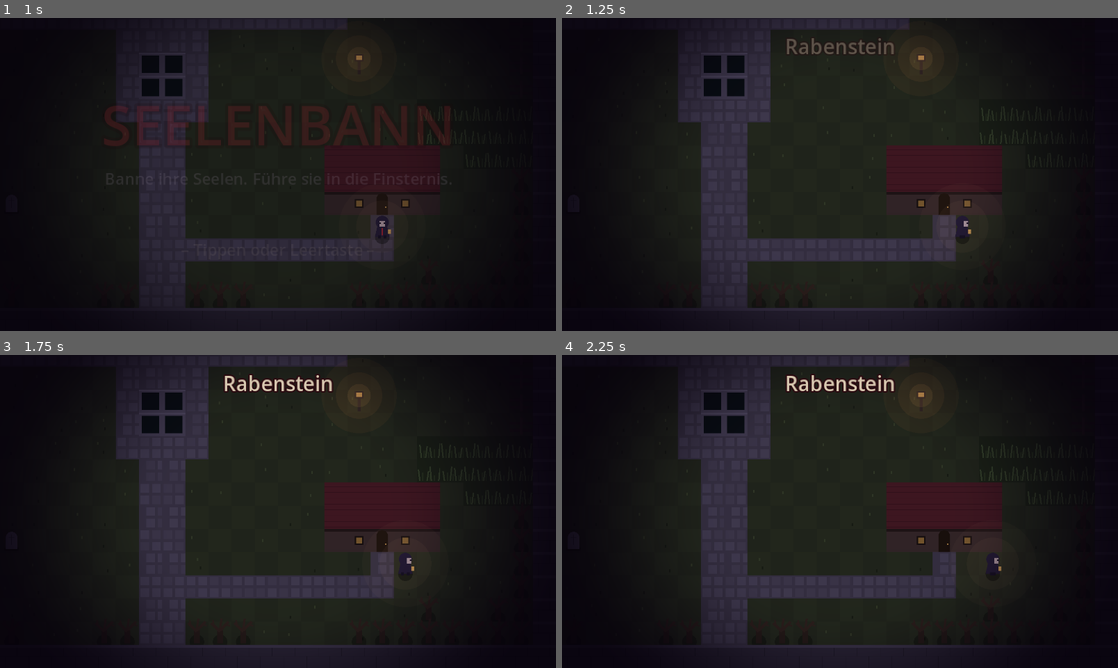
Above: before the commit, frames 1-4 (two rows, left to right).
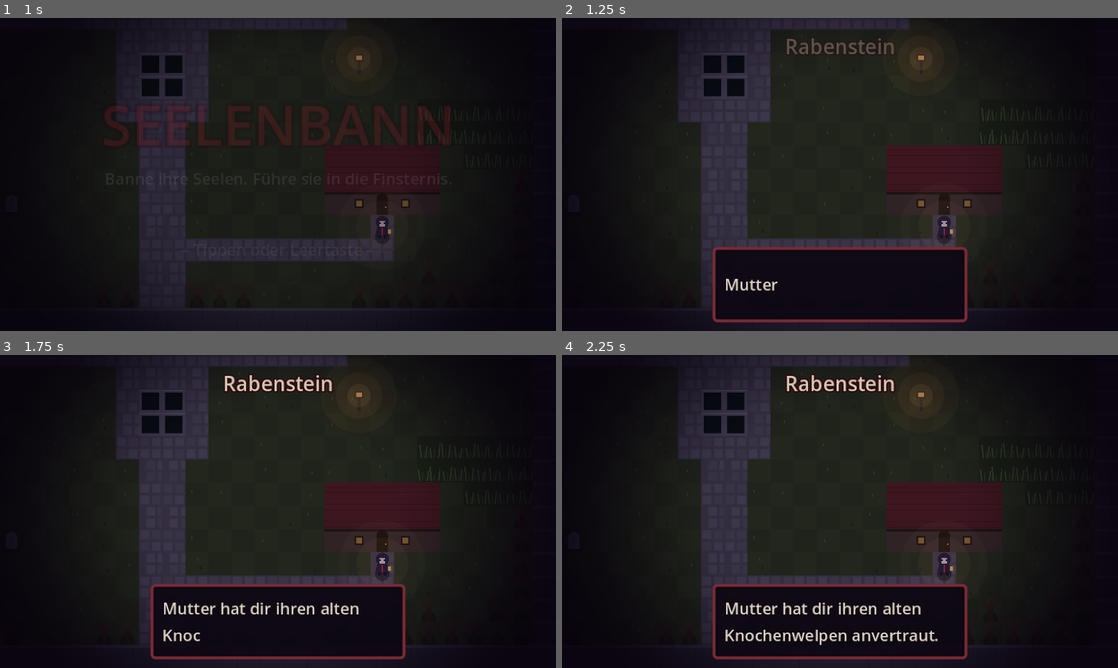
Above: after the commit, the same moments.

Repository: pohlmeierolaf-prog/Seelenbann
Game: Godot game, scene res://scenes/main.tscn
Same seed, same stepped clock (60 frames per second), same inputs: the game is played once before the commit and once after it.
Inputs (mouse positions are in pixels of both pictures, inside the frame that each line leads up to):
- Up to frame 1 (1 s): tap Enter at 0.5 s; move the mouse to (400, 158) at 0.52 s; hold Right (move_right) from 0.53 s (still down); hold Space (interact) from 0.53 s (still down); click (400, 158) at 0.67 s
- Up to frame 2 (1.25 s): keep holding Right (move_right); keep holding Space (interact)
- Up to frame 3 (1.75 s): release Right (move_right) at 1.25 s; release Space (interact) at 1.25 s; drag from (166, 527) to (250, 574) at 1.27 s
- Up to frame 4 (2.25 s): move the mouse to (895, 442) at 2.02 s; hold Right (move_right) from 2.03 s (still down); hold Space (interact) from 2.03 s (still down); tap Enter at 2.1 s

Frame 1 is identical in both runs. In frame 2, 7.3% of the frame differs, in the area x 27-74%, y 63-98%; in frame 3, 7.2%; in frame 4, 7.5%, in the area x 27-79%, y 63-98%.

Commit message:
Meilenstein 2: Rundenkampf, Kreaturen-Daten, Heilen zu Hause
Co-Authored-By: Claude Opus 5.5 <noreply@anthropic.com>
Claude-Session: https://claude.ai/code/session_01BvQzsnHVvzhCz75QGAY117

Diff:
--- /dev/null
+++ b/scripts/battle.gd
@@ -0,0 +1,309 @@
+class_name Battle
+extends CanvasLayer
+## Rundenbasierter Kampf gegen eine wilde Kreatur. Ergebnis über Signal finished: "win", "lose", "flee".
+
+signal finished(result: String)
+signal _advance
+
+class CreatureView extends Node2D:
+	var species := ""
+	var t := 0.0
+	func _process(delta: float) -> void:
+		t += delta
+		queue_redraw()
+	func _draw() -> void:
+		CreatureArt.draw(self, species, t)
+
+var stage: Control
+var mine: Dictionary
+var foe: Dictionary
+var view_mine: CreatureView
+var view_foe: CreatureView
+var shown_hp := {"mine": 0.0, "foe": 0.0}
+var stages := {"mine": 0, "foe": 0}
+var msg_label: Label
+var menu: GridContainer
+var _waiting := false
+var _shown_at := 0
+var _choice := ""
+signal _chosen
+
+
+func _ready() -> void:
+	layer = 15
+	visible = false
+	stage = Control.new()
+	stage.set_anchors_preset(Control.PRESET_FULL_RECT)
+	stage.draw.connect(_draw_stage)
+	stage.resized.connect(_layout)
+	add_child(stage)
+	view_foe = CreatureView.new()
+	view_mine = CreatureView.new()
+	stage.add_child(view_foe)
+	stage.add_child(view_mine)
+
+	msg_label = Label.new()
+	msg_label.autowrap_mode = TextServer.AUTOWRAP_WORD_SMART
+	msg_label.add_theme_font_size_override("font_size", 11)
+	msg_label.add_theme_color_override("font_color", Color("ddd2c4"))
+	stage.add_child(msg_label)
+
+	menu = GridContainer.new()
+	menu.columns = 2
+	menu.add_theme_constant_override("h_separation", 4)
+	menu.add_theme_constant_override("v_separation", 3)
+	stage.add_child(menu)
+
+
+func _layout() -> void:
+	if menu == null:
+		return
+	var s := stage.size
+	view_foe.position = Vector2(s.x * 0.68, 60)
+	view_foe.scale = Vector2(-2.6, 2.6)
+	view_mine.position = Vector2(s.x * 0.25, 116)
+	view_mine.scale = Vector2(3.2, 3.2)
+	msg_label.position = Vector2(14, s.y - 54)
+	msg_label.size = Vector2(s.x - 28, 44)
+	menu.position = Vector2(s.x - 196, s.y - 54)
+	stage.queue_redraw()
+
+
+func _process(_delta: float) -> void:
+	if visible:
+		stage.queue_redraw()
+
+
+func _input(event: InputEvent) -> void:
+	if not visible:
+		return
+	if _waiting and Time.get_ticks_msec() - _shown_at > 200:
+		if (event is InputEventScreenTouch and event.pressed) or event.is_action_pressed("interact"):
+			_waiting = false
+			get_viewport().set_input_as_handled()
+			_advance.emit()
+	elif menu.visible and event.is_action_pressed("back"):
+		_choice = "back"
+		_chosen.emit()
+
+
+# --- Zeichnen ---------------------------------------------------------------
+
+func _draw_stage() -> void:
+	var s := stage.size
+	stage.draw_rect(Rect2(Vector2.ZERO, s), Color("0b0910"))
+	for i in 6:
+		stage.draw_rect(Rect2(0, 40 + i * 14, s.x, 14), Color(0.25, 0.2, 0.35, 0.03 * (6 - i)))
+	_ellipse(Vector2(s.x * 0.68, 87), 46, 9, Color("1e1a26"))
+	_ellipse(Vector2(s.x * 0.25, 148), 60, 11, Color("1e1a26"))
+	# Mondsichel
+	stage.draw_circle(Vector2(s.x * 0.47, 22), 8, Color("d8d0c0"))
+	stage.draw_circle(Vector2(s.x * 0.47 + 3, 20), 7, Color("0b0910"))
+	_info_box(Rect2(10, 10, 158, 34), foe, "foe", false)
+	_info_box(Rect2(s.x - 170, 106, 160, 42), mine, "mine", true)
+	# Textleiste
+	var panel := Rect2(6, s.y - 60, s.x - 12, 54)
+	stage.draw_rect(panel, Color(0.05, 0.03, 0.07, 0.95))
+	stage.draw_rect(panel, Color("7a2a35"), false, 2.0)
+
+
+func _ellipse(c: Vector2, rx: float, ry: float, col: Color) -> void:
+	stage.draw_set_transform(c, 0, Vector2(1, ry / rx))
+	stage.draw_circle(Vector2.ZERO, rx, col)
+	stage.draw_set_transform(Vector2.ZERO)
+
+
+func _info_box(r: Rect2, mon: Dictionary, key: String, numbers: bool) -> void:
+	if mon.is_empty():
+		return
+	var font := ThemeDB.fallback_font
+	stage.draw_rect(r, Color(0.06, 0.04, 0.08, 0.9))
+	stage.draw_rect(r, Color("4a3a55"), false, 1.0)
+	stage.draw_string(font, r.position + Vector2(6, 13), Dex.name_of(mon), HORIZONTAL_ALIGNMENT_LEFT, -1, 11, Color("e8dccb"))
+	stage.draw_string(font, r.position + Vector2(r.size.x - 34, 13), "Lv %d" % mon["level"], HORIZONTAL_ALIGNMENT_LEFT, -1, 10, Color("b0a4b8"))
+	var el := Dex.element_of(mon)
+	stage.draw_string(font, r.position + Vector2(6, 24), el, HORIZONTAL_ALIGNMENT_LEFT, -1, 8, Dex.COLORS[el])
+	var ratio := clampf(shown_hp[key] / float(mon["max_hp"]), 0.0, 1.0)
+	var bar := Rect2(r.position + Vector2(60, 19), Vector2(r.size.x - 68, 5))
+	stage.draw_rect(bar, Color("1a1418"))
+	var col := Color("5aa04a") if ratio > 0.5 else (Color("d0a030") if ratio > 0.2 else Color("d03030"))
+	stage.draw_rect(Rect2(bar.position, Vector2(bar.size.x * ratio, bar.size.y)), col)
+	if numbers:
+		stage.draw_string(font, r.position + Vector2(r.size.x - 58, 36), "%d / %d" % [roundi(shown_hp[key]), mon["max_hp"]], HORIZONTAL_ALIGNMENT_LEFT, -1, 9, Color("c8bcc8"))
+
+
+# --- Ablauf -----------------------------------------------------------------
+
+func start(my_mon: Dictionary, wild: Dictionary) -> void:
+	mine = my_mon
+	foe = wild
+	stages = {"mine": 0, "foe": 0}
+	shown_hp = {"mine": float(mine["hp"]), "foe": float(foe["hp"])}
+	view_mine.species = mine["species"]
+	view_foe.species = foe["species"]
+	view_mine.modulate.a = 1.0
+	view_foe.modulate.a = 1.0
+	menu.visible = false
+	visible = true
+	_layout()
+	await _say("Ein wilder %s erhebt sich aus dem Grabmoos!" % Dex.name_of(foe))
+	await _say("Los, %s!" % Dex.name_of(mine))
+	var result := ""
+	while result == "":
+		result = await _round()
+	visible = false
+	finished.emit(result)
+
+
+func _say(text: String) -> void:
+	menu.visible = false
+	msg_label.size.x = stage.size.x - 28
+	msg_label.text = text
+	_waiting = true
+	_shown_at = Time.get_ticks_msec()
+	await _advance
+
+
+func _button(text: String, value: String, col := Color("ddd2c4")) -> void:
+	var b := Button.new()
+	b.text = text
+	b.custom_minimum_size = Vector2(88, 22)
+	b.add_theme_font_size_override("font_size", 10)
+	b.add_theme_color_override("font_color", col)
+	b.add_theme_color_override("font_focus_color", col.lightened(0.3))
+	for state in ["normal", "hover", "pressed", "focus"]:
+		var sb := StyleBoxFlat.new()
+		sb.bg_color = Color("1c1424") if state == "normal" else Color("3a1c28")
+		sb.border_color = Color("7a2a35") if state in ["focus", "hover"] else Color("3a2e44")
+		sb.set_border_width_all(1)
+		sb.set_corner_radius_all(2)
+		b.add_theme_stylebox_override(state, sb)
+	b.pressed.connect(func(): _choice = value; _chosen.emit())
+	menu.add_child(b)
+
+
+func _open_menu(prompt: String) -> void:
+	for c in menu.get_children():
+		c.queue_free()
+	msg_label.text = prompt
+	msg_label.size.x = stage.size.x - 220
+	menu.visible = true
+
+
+func _show_main_menu() -> void:
+	_open_menu("Was soll %s tun?" % Dex.name_of(mine))
+	_button("Kämpfen", "fight")
+	_button("Bannen", "bind")
+	_button("Fliehen", "flee")
+	await get_tree().process_frame
+	(menu.get_child(0) as Button).grab_focus()
+
+
+func _choose() -> String:
+	_choice = ""
+	await _chosen
+	var c := _choice
+	_choice = ""
+	return c
+
+
+func _round() -> String:
+	_show_main_menu()
+	var action := await _choose()
+	match action:
+		"bind":
+			await _say("Du hast noch keine Seelensteine. (Bannen kommt in Meilenstein 3.)")
+			return ""
+		"flee":
+			if randf() < 0.5 + 0.5 * mine["spd"] / float(mine["spd"] + foe["spd"]):
+				await _say("Du entkommst in die Nebel.")
+				return "flee"
+			await _say("Die Flucht misslingt!")
+			await _use_move(foe, foe["moves"].pick_random(), mine, "foe", "mine")
+			return await _check_end()
+		"fight":
+			_open_menu("Welche Attacke?")
+			for m in mine["moves"]:
+				var mv: Dictionary = Dex.MOVES[m]
+				_button(mv["name"], m, Dex.COLORS[mv["element"]])
+			_button("Zurück", "back")
+			await get_tree().process_frame
+			(menu.get_child(0) as Button).grab_focus()
+			var move := await _choose()
+			if move == "back":
+				return ""
+			var foe_move: String = foe["moves"].pick_random()
+			var mine_first: bool = mine["spd"] > foe["spd"] or (mine["spd"] == foe["spd"] and randf() < 0.5)
+			if mine_first:
+				await _use_move(mine, move, foe, "mine", "foe")
+				if foe["hp"] > 0:
+					await _use_move(foe, foe_move, mine, "foe", "mine")
+			else:
+				await _use_move(foe, foe_move, mine, "foe", "mine")
+				if mine["hp"] > 0:
+					await _use_move(mine, move, foe, "mine", "foe")
+			return await _check_end()
+	return ""
+
+
+func _check_end() -> String:
+	if foe["hp"] <= 0:
+		await _fade(view_foe)
+		await _say("%s zerfällt zu Asche!" % Dex.name_of(foe))
+		var xp := int(Dex.SPECIES[foe["species"]]["xp"] * foe["level"] / 5.0)
+		mine["xp"] += xp
+		await _say("%s nimmt %d Seelenessenz auf." % [Dex.name_of(mine), xp])
+		return "win"
+	if mine["hp"] <= 0:
+		await _fade(view_mine)
+		await _say("%s bricht zusammen..." % Dex.name_of(mine))
+		await _say("Du schleppst dich zurück nach Rabenstein.")
+		return "lose"
+	return ""
+
+
+func _fade(v: Node2D) -> void:
+	var tw := create_tween()
+	tw.tween_property(v, "modulate:a", 0.0, 0.5)
+	await tw.finished
+
+
+func _use_move(att: Dictionary, move_id: String, def: Dictionary, ak: String, dk: String) -> void:
+	var mv: Dictionary = Dex.MOVES[move_id]
+	var prefix := "" if ak == "mine" else "Der wilde "
+	await _say("%s%s setzt %s ein!" % [prefix, Dex.name_of(att), mv["name"]])
+	if randi() % 100 >= mv["acc"]:
+		await _say("Die Attacke verfehlt ihr Ziel.")
+		return
+	if mv.get("effect", "") == "atk_up":
+		if stages[ak] >= 2:
+			await _say("Die Wut kann nicht weiter steigen.")
+		else:
+			stages[ak] += 1
+			await _say("Der Angriff von %s steigt!" % Dex.name_of(att))
+		return
+	var eff := Dex.effectiveness(mv["element"], Dex.element_of(def))
+	var stab := 1.5 if mv["element"] == Dex.element_of(att) else 1.0
+	var atk: float = att["atk"] * (1.0 + 0.5 * stages[ak])
+	var base: float = (2.0 * att["level"] / 5.0 + 2.0) * mv["power"] * atk / float(def["def"]) / 50.0 + 2.0
+	var dmg := maxi(1, int(base * stab * eff * randf_range(0.85, 1.0)))
+	def["hp"] = maxi(0, def["hp"] - dmg)
+	await _hit(dk, def["hp"])
+	if eff > 1.0:
+		await _say("Sehr wirkungsvoll!")
+	elif eff < 1.0:
+		await _say("Kaum Wirkung...")
+	if mv.get("effect", "") == "drain" and att["hp"] > 0:
+		att["hp"] = mini(att["max_hp"], att["hp"] + maxi(1, dmg / 2))
+		await _hit(ak, att["hp"])
+		await _say("%s saugt Lebenskraft ab." % Dex.name_of(att))
+
+
+func _hit(key: String, new_hp: int) -> void:
+	var v := view_mine if key == "mine" else view_foe
+	var tw := create_tween()
+	for i in 3:
+		tw.tween_property(v, "modulate:a", 0.2, 0.06)
+		tw.tween_property(v, "modulate:a", 1.0, 0.06)
+	tw.tween_method(func(x): shown_hp[key] = x, shown_hp[key], float(new_hp), 0.5)
+	await tw.finished
--- /dev/null
+++ b/scripts/creature_art.gd
@@ -0,0 +1,104 @@
+class_name CreatureArt
+extends RefCounted
+## Zeichnet Kreaturen per Code. Koordinaten etwa -12..12, Mitte = Bodenmitte bei y=10.
+
+static func _poly(ci: CanvasItem, pts: Array, col: Color) -> void:
+	ci.draw_colored_polygon(PackedVector2Array(pts), col)
+
+
+static func _eyes(ci: CanvasItem, a: Vector2, b: Vector2, col: Color, r := 1.2) -> void:
+	ci.draw_circle(a, r + 0.8, Color(col, 0.25))
+	ci.draw_circle(b, r + 0.8, Color(col, 0.25))
+	ci.draw_circle(a, r, col)
+	ci.draw_circle(b, r, col)
+
+
+static func draw(ci: CanvasItem, species: String, t: float) -> void:
+	var bob := sin(t * 3.0) * 0.8
+	match species:
+		"grabmotte", "totenfalter":
+			var big := species == "totenfalter"
+			var k := 1.3 if big else 1.0
+			var wing := Color("4a3a5e") if not big else Color("2e2238")
+			var wing2 := Color("6a5684") if not big else Color("5a1a2a")
+			var f := sin(t * 10.0) * 2.0
+			_poly(ci, [Vector2(0, -2 + bob), Vector2(-13 * k, -11 * k + f + bob), Vector2(-11 * k, 1 + bob)], wing)
+			_poly(ci, [Vector2(0, -2 + bob), Vector2(13 * k, -11 * k + f + bob), Vector2(11 * k, 1 + bob)], wing)
+			_poly(ci, [Vector2(0, 0 + bob), Vector2(-9 * k, 7 * k + bob), Vector2(-3, 3 + bob)], wing2)
+			_poly(ci, [Vector2(0, 0 + bob), Vector2(9 * k, 7 * k + bob), Vector2(3, 3 + bob)], wing2)
+			ci.draw_circle(Vector2(-7 * k, -5 * k + bob), 1.6 * k, Color("c8b8e0"))
+			ci.draw_circle(Vector2(7 * k, -5 * k + bob), 1.6 * k, Color("c8b8e0"))
+			ci.draw_rect(Rect2(-2, -6 + bob, 4, 11 * k), Color("1c1426"))
+			ci.draw_circle(Vector2(0, -7 + bob), 3, Color("1c1426"))
+			ci.draw_line(Vector2(-1, -9 + bob), Vector2(-4, -14 + bob), Color("1c1426"), 1.0)
+			ci.draw_line(Vector2(1, -9 + bob), Vector2(4, -14 + bob), Color("1c1426"), 1.0)
+			if big:
+				ci.draw_circle(Vector2(0, -1 + bob), 2, Color("d8cfb0"))
+			_eyes(ci, Vector2(-1.3, -7.5 + bob), Vector2(1.3, -7.5 + bob), Color("e0c060"), 0.8)
+		"knochenwelpe", "gruftwolf":
+			var big := species == "gruftwolf"
+			var k := 1.35 if big else 1.0
+			var bone := Color("d8cfb0")
+			var dark := Color("2a2430")
+			if big:
+				_poly(ci, [Vector2(-12, 4), Vector2(-10, -6), Vector2(4, -8), Vector2(9, 2), Vector2(4, 6)], Color("2c2632"))
+				for i in 4:
+					ci.draw_line(Vector2(-8 + i * 3, -7), Vector2(-9 + i * 3, -11), Color("2c2632"), 2.0)
+			# Beine
+			for x in [-8, -4, 2, 5]:
+				ci.draw_line(Vector2(x * k, 2 * k), Vector2(x * k, 9), bone, 1.5)
+			# Rippen / Körper
+			ci.draw_line(Vector2(-10 * k, 1 * k), Vector2(5 * k, 0), bone, 2.0)
+			for i in 4:
+				var x := (-8 + i * 3) * k
+				ci.draw_arc(Vector2(x, 2 * k), 2.5 * k, PI * 0.1, PI * 0.9, 6, bone, 1.0)
+			# Schwanz
+			var w := sin(t * 8.0) * 2.0
+			ci.draw_line(Vector2(-10 * k, 1 * k), Vector2(-14 * k, -4 * k + w), bone, 1.5)
+			# Schädel
+			var h := Vector2(8 * k, -4 * k + bob)
+			ci.draw_circle(h, 4.5 * k, bone)
+			ci.draw_rect(Rect2(h + Vector2(2 * k, -1), Vector2(5 * k, 4 * k)), bone)
+			_poly(ci, [h + Vector2(-4, -3 * k), h + Vector2(-2, -9 * k), h + Vector2(0, -3 * k)], bone)
+			ci.draw_circle(h + Vector2(0.5, -0.5), 1.8 * k, dark)
+			_eyes(ci, h + Vector2(0.5, -0.5), h + Vector2(0.5, -0.5), Color("e04040"), 0.7 * k)
+			ci.draw_line(h + Vector2(3 * k, 2.5 * k), h + Vector2(7 * k, 2.5 * k), dark, 1.0)
+		"irrlicht", "seelenflamme":
+			var big := species == "seelenflamme"
+			var k := 1.4 if big else 1.0
+			var outer := Color("e8682e") if not big else Color("7a4ad8")
+			var inner := Color("f8c858") if not big else Color("b8a0ff")
+			var fl := sin(t * 12.0)
+			ci.draw_circle(Vector2(0, -2 + bob), 12 * k, Color(outer, 0.12))
+			_poly(ci, [Vector2(-7 * k, 0 + bob), Vector2(-3 * k, -10 * k + fl + bob), Vector2(0, -16 * k - fl + bob), Vector2(3 * k, -10 * k + bob), Vector2(7 * k, 0 + bob)], outer)
+			ci.draw_circle(Vector2(0, 0 + bob), 7 * k, outer)
+			ci.draw_circle(Vector2(0, 1 + bob), 4.5 * k, inner)
+			if big:
+				ci.draw_circle(Vector2(0, 0 + bob), 3, Color("e8e0ff"))
+			_eyes(ci, Vector2(-2.2 * k, -1 + bob), Vector2(2.2 * k, -1 + bob), Color("1a0a10"), 1.0)
+		"blutegel":
+			var col := Color("7a1a24")
+			for i in 5:
+				var x := -9 + i * 4.5
+				var y := 5 + sin(t * 4.0 + i) * 1.5
+				ci.draw_circle(Vector2(x, y), 4.0 - abs(i - 2) * 0.4, col if i % 2 else Color("8e2430"))
+			ci.draw_circle(Vector2(10, 3), 4.5, Color("9a2a36"))
+			ci.draw_circle(Vector2(12, 3), 2.2, Color("1a0508"))
+			for i in 6:
+				var a := TAU * i / 6.0
+				ci.draw_line(Vector2(12, 3) + Vector2(cos(a), sin(a)) * 1.5, Vector2(12, 3) + Vector2(cos(a), sin(a)) * 2.5, Color("e0d0c0"), 0.8)
+			_eyes(ci, Vector2(8, 0), Vector2(10, -0.5), Color("f0e0a0"), 0.6)
+		"kraehenbalg":
+			var col := Color("16121c")
+			var f := sin(t * 6.0) * 3.0
+			ci.draw_circle(Vector2(0, -2 + bob), 13, Color(0.4, 0.9, 0.85, 0.08))
+			_poly(ci, [Vector2(-3, -2 + bob), Vector2(-14, -8 + f + bob), Vector2(-9, 2 + bob)], col)
+			_poly(ci, [Vector2(-8, 4 + bob), Vector2(-14, 8 + bob), Vector2(-6, 6 + bob)], col)
+			ci.draw_circle(Vector2(0, 1 + bob), 6, col)
+			ci.draw_circle(Vector2(5, -5 + bob), 4, col)
+			_poly(ci, [Vector2(8, -6 + bob), Vector2(14, -4 + bob), Vector2(8, -3 + bob)], Color("c8b070"))
+			ci.draw_line(Vector2(-1, 7 + bob), Vector2(-2, 10), Color("c8b070"), 1.0)
+			ci.draw_line(Vector2(2, 7 + bob), Vector2(3, 10), Color("c8b070"), 1.0)
+			_eyes(ci, Vector2(6, -6 + bob), Vector2(6, -6 + bob), Color("6af0e0"), 1.0)
+		_:
+			ci.draw_circle(Vector2(0, 0), 8, Color.MAGENTA)
--- /dev/null
+++ b/scripts/dex.gd
@@ -0,0 +1,118 @@
+class_name Dex
+extends RefCounted
+## Alle Spieldaten zu Elementen, Kreaturen und Attacken.
+
+## Element -> Elemente, gegen die es stark ist (×2). Umgekehrt ×0,5.
+const STRONG := {
+	"Schatten": ["Höllenfeuer", "Geist"],
+	"Knochen": ["Schatten", "Blut"],
+	"Höllenfeuer": ["Knochen", "Frost", "Fäulnis"],
+	"Blut": ["Geist", "Heilig"],
+	"Fäulnis": ["Blut", "Knochen"],
+	"Frost": ["Blut", "Fäulnis"],
+	"Geist": ["Knochen", "Frost"],
+	"Heilig": ["Schatten", "Fäulnis", "Geist"],
+}
+
+const COLORS := {
+	"Schatten": Color("9a78c0"), "Knochen": Color("d8cfb0"), "Höllenfeuer": Color("e8682e"),
+	"Blut": Color("d03040"), "Fäulnis": Color("8aaa3a"), "Frost": Color("8ac0e0"),
+	"Geist": Color("6ad8c8"), "Heilig": Color("f0e090"),
+}
+
+## Basiswerte: hp, atk, def, spd. learn: [Level, Attacke]. evolve: [Level, Ziel].
+const SPECIES := {
+	"grabmotte": {"name": "Grabmotte", "element": "Schatten", "base": [45, 50, 40, 65], "xp": 50,
+		"learn": [[1, "schattenstaub"], [1, "fluegelschlag"], [7, "finsterflug"]], "evolve": [12, "totenfalter"]},
+	"totenfalter": {"name": "Totenfalter", "element": "Schatten", "base": [70, 80, 60, 95], "xp": 140,
+		"learn": [[1, "schattenstaub"], [1, "finsterflug"], [16, "seelenschrei"]]},
+	"knochenwelpe": {"name": "Knochenwelpe", "element": "Knochen", "base": [50, 60, 50, 50], "xp": 55,
+		"learn": [[1, "knochenbiss"], [1, "grabesheulen"], [4, "schattenstaub"], [8, "knochensplitter"]], "evolve": [12, "gruftwolf"]},
+	"gruftwolf": {"name": "Gruftwolf", "element": "Knochen", "base": [80, 95, 75, 75], "xp": 150,
+		"learn": [[1, "knochenbiss"], [1, "knochensplitter"], [16, "aderlass"]]},
+	"irrlicht": {"name": "Irrlicht", "element": "Höllenfeuer", "base": [40, 65, 40, 60], "xp": 50,
+		"learn": [[1, "glutfunke"], [1, "schattenstaub"], [8, "hoellenglut"]], "evolve": [12, "seelenflamme"]},
+	"seelenflamme": {"name": "Seelenflamme", "element": "Höllenfeuer", "base": [65, 100, 60, 85], "xp": 145,
+		"learn": [[1, "glutfunke"], [1, "hoellenglut"], [16, "seelenschrei"]]},
+	"blutegel": {"name": "Blutegel", "element": "Blut", "base": [55, 45, 50, 35], "xp": 45,
+		"learn": [[1, "blutsauger"], [6, "aderlass"]]},
+	"kraehenbalg": {"name": "Krähenbalg", "element": "Geist", "base": [40, 55, 35, 70], "xp": 48,
+		"learn": [[1, "geisterkralle"], [1, "fluegelschlag"], [7, "seelenschrei"]]},
+}
+
+## power 0 = Statuswirkung. effect: "drain" (heilt 50 % des Schadens), "atk_up".
+const MOVES := {
+	"knochenbiss": {"name": "Knochenbiss", "element": "Knochen", "power": 45, "acc": 100},
+	"knochensplitter": {"name": "Knochensplitter", "element": "Knochen", "power": 70, "acc": 90},
+	"grabesheulen": {"name": "Grabesheulen", "element": "Knochen", "power": 0, "acc": 100, "effect": "atk_up"},
+	"schattenstaub": {"name": "Schattenstaub", "element": "Schatten", "power": 40, "acc": 100},
+	"finsterflug": {"name": "Finsterflug", "element": "Schatten", "power": 65, "acc": 95},
+	"fluegelschlag": {"name": "Flügelschlag", "element": "Geist", "power": 35, "acc": 100},
+	"glutfunke": {"name": "Glutfunke", "element": "Höllenfeuer", "power": 40, "acc": 100},
+	"hoellenglut": {"name": "Höllenglut", "element": "Höllenfeuer", "power": 70, "acc": 90},
+	"blutsauger": {"name": "Blutsauger", "element": "Blut", "power": 40, "acc": 100, "effect": "drain"},
+	"aderlass": {"name": "Aderlass", "element": "Blut", "power": 65, "acc": 95},
+	"geisterkralle": {"name": "Geisterkralle", "element": "Geist", "power": 40, "acc": 100},
+	"seelenschrei": {"name": "Seelenschrei", "element": "Geist", "power": 70, "acc": 90},
+}
+
+## Wilde Kreaturen im Grabmoos: [Art, min. Level, max. Level, Gewicht]
+const ENCOUNTERS := {
+	"friedhof": [["blutegel", 2, 4, 35], ["kraehenbalg", 2, 4, 25], ["grabmotte", 3, 5, 15],
+		["knochenwelpe", 3, 5, 10], ["irrlicht", 3, 5, 15]],
+}
+
+
+static func effectiveness(attack: String, target: String) -> float:
+	if target in STRONG.get(attack, []):
+		return 2.0
+	if attack in STRONG.get(target, []):
+		return 0.5
+	return 1.0
+
+
+static func _stat(base: int, level: int) -> int:
+	return int(base * 2 * level / 100.0) + 5
+
+
+## Erzeugt eine Kreatur als Dictionary (lässt sich später direkt speichern).
+static func make(species: String, level: int) -> Dictionary:
+	var mon := {"species": species, "level": level, "xp": 0}
+	recalc(mon)
+	mon["hp"] = mon["max_hp"]
+	var moves: Array = []
+	for entry in SPECIES[species]["learn"]:
+		if entry[0] <= level and not entry[1] in moves:
+			moves.append(entry[1])
+	mon["moves"] = moves.slice(-4)
+	return mon
+
+
+static func recalc(mon: Dictionary) -> void:
+	var b: Array = SPECIES[mon["species"]]["base"]
+	var lv: int = mon["level"]
+	mon["max_hp"] = int(b[0] * 2 * lv / 100.0) + lv + 10
+	mon["atk"] = _stat(b[1], lv)
+	mon["def"] = _stat(b[2], lv)
+	mon["spd"] = _stat(b[3], lv)
+
+
+static func name_of(mon: Dictionary) -> String:
+	return SPECIES[mon["species"]]["name"]
+
+
+static func element_of(mon: Dictionary) -> String:
+	return SPECIES[mon["species"]]["element"]
+
+
+static func random_encounter(map_id: String) -> Dictionary:
+	var table: Array = ENCOUNTERS.get(map_id, [])
+	var total := 0
+	for e in table:
+		total += e[3]
+	var roll := randi() % total
+	for e in table:
+		roll -= e[3]
+		if roll < 0:
+			return make(e[0], randi_range(e[1], e[2]))
+	return make(table[0][0], table[0][1])
--- a/scripts/main.gd
+++ b/scripts/main.gd
@@ -9,12 +9,17 @@
 	"interact": [KEY_SPACE, KEY_ENTER, KEY_E],
 	"back": [KEY_ESCAPE, KEY_X, KEY_BACKSPACE],
 }
-const ENCOUNTER_CHANCE := 0.08
+const ENCOUNTER_CHANCE := 0.1
+const HOME := {"map": "rabenstein", "pos": Vector2i(24, 15), "dir": Vector2i.DOWN}
 
 var world: WorldMap
 var player: Player
 var camera: Camera2D
 var dialog: DialogBox
+var battle: Battle
+var touch: TouchControls
+var map_id := ""
+var party: Array = [Dex.make("knochenwelpe", 6)]
 var fade: ColorRect
 var banner: Label
 var title: Control
@@ -94,7 +99,10 @@
 	banner.modulate.a = 0.0
 	_layer(6).add_child(banner)
 
-	_layer(5).add_child(TouchControls.new())
+	touch = TouchControls.new()
+	_layer(5).add_child(touch)
+	battle = Battle.new()
+	add_child(battle)
 
 	dialog = DialogBox.new()
 	add_child(dialog)
@@ -163,11 +171,16 @@
 	tw.tween_property(title, "modulate:a", 0.0, 0.6)
 	await tw.finished
 	title.visible = false
-	player.frozen = false
 	_show_banner()
+	if OS.has_feature("web") and str(JavaScriptBridge.eval("location.hash")) == "#kampf":
+		map_id = "friedhof"
+		_start_battle()
+		return
+	await _say(["Mutter hat dir ihren alten Knochenwelpen anvertraut.", "Im Grabmoos des Friedhofs lauern wilde Kreaturen. Zu Hause kannst du dich ausruhen."])
 
 
 func _load_map(id: String, pos: Vector2i, dir: Vector2i) -> void:
+	map_id = id
 	world.load_map(id)
 	player.place(pos, dir)
 	camera.limit_left = 0
@@ -193,7 +206,13 @@
 
 
 func _interact() -> void:
-	var text = world.get_sign(player.cell + player.facing)
+	var target := player.cell + player.facing
+	if world.data.get("actions", {}).get(target, "") == "heal":
+		for mon in party:
+			mon["hp"] = mon["max_hp"]
+		_say(["Du ruhst dich zu Hause aus.", "%s ist wieder bei voller Kraft." % Dex.name_of(party[0])])
+		return
+	var text = world.get_sign(target)
 	if text != null:
 		_say(text)
 
@@ -203,8 +222,36 @@
 	if warp != null:
 		_warp(warp)
 	elif world.encounters and world.tile_at(cell) == "\"" and randf() < ENCOUNTER_CHANCE:
-		# Platzhalter bis Meilenstein 2 (Kampfsystem)
-		_say(["Etwas regt sich im Grabmoos...", "(Kämpfe kommen in Meilenstein 2.)"])
+		_start_battle()
+
+
+func _start_battle() -> void:
+	busy = true
+	player.frozen = true
+	touch.visible = false
+	var tw := create_tween()
+	for i in 2:
+		tw.tween_property(fade, "modulate:a", 0.8, 0.12)
+		tw.tween_property(fade, "modulate:a", 0.0, 0.12)
+	tw.tween_property(fade, "modulate:a", 1.0, 0.2)
+	await tw.finished
+	battle.start(party[0], Dex.random_encounter(map_id))
+	fade.modulate.a = 0.0
+	var result: String = await battle.finished
+	touch.visible = DisplayServer.is_touchscreen_available()
+	if result == "lose":
+		for mon in party:
+			mon["hp"] = mon["max_hp"]
+		fade.modulate.a = 1.0
+		_load_map(HOME["map"], HOME["pos"], HOME["dir"])
+		tw = create_tween()
+		tw.tween_property(fade, "modulate:a", 0.0, 0.5)
+		await tw.finished
+		busy = false
+		await _say("Du erwachst zu Hause. %s ist geheilt." % Dex.name_of(party[0]))
+		return
+	busy = false
+	player.frozen = false
 
 
 func _warp(w: Dictionary) -> void:
--- a/scripts/maps.gd
+++ b/scripts/maps.gd
@@ -37,11 +37,11 @@
 			Vector2i(14, 0): {"map": "friedhof", "pos": Vector2i(14, 16), "dir": Vector2i.UP},
 			Vector2i(15, 0): {"map": "friedhof", "pos": Vector2i(15, 16), "dir": Vector2i.UP},
 		},
+		"actions": {Vector2i(24, 14): "heal"},
 		"signs": {
 			Vector2i(3, 7): ["Rabenstein.", "Letzte Zuflucht vor dem Friedhof der Vergessenen."],
 			Vector2i(7, 4): ["Die Tür ist verriegelt.", "Von drinnen hört man leises Beten."],
 			Vector2i(23, 4): ["Ein Schild: »Morwen – Seelensteine & Tränke«", "Heute geschlossen."],
-			Vector2i(24, 14): ["Dein Haus.", "Mutter sagte: »Geh nie ohne Seelenstein auf den Friedhof.«"],
 			Vector2i(14, 8): ["Ein alter Brunnen.", "Tief unten flüstert etwas deinen Namen..."],
 			Vector2i(15, 8): ["Ein alter Brunnen.", "Tief unten flüstert etwas deinen Namen..."],
 			Vector2i(14, 9): ["Das Wasser ist schwarz wie Tinte."],
Not shown, added: scripts/battle.gd.uid
Not shown, added: scripts/creature_art.gd.uid
Not shown, added: scripts/dex.gd.uid
Not shown, changed: CLAUDE.md
